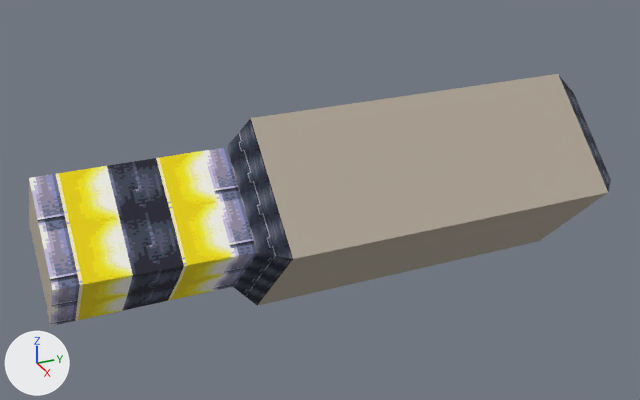
An edit to the glTF model native/assets/weapons/pd/1d-n-bomb-tp.glb, drawn before and after from the same camera.
The view is the same before and after, from a camera (50 mm lens) standing at (147.0, -155.0, 118.2) and looking at (-106.1, -41.1, -8.4). Arrows for +X, +Y and +Z are at lower left; the lights stay in place. The picture after the commit comes second. Vertices at exactly the same position are counted once.

The older version as bpy lines, for what is in view:
```python
ob_gun = bpy.data.objects.new('gun', me_chrnbomb_bin)
ob_gun.location = (0.0, 0.0, 0.0)
```
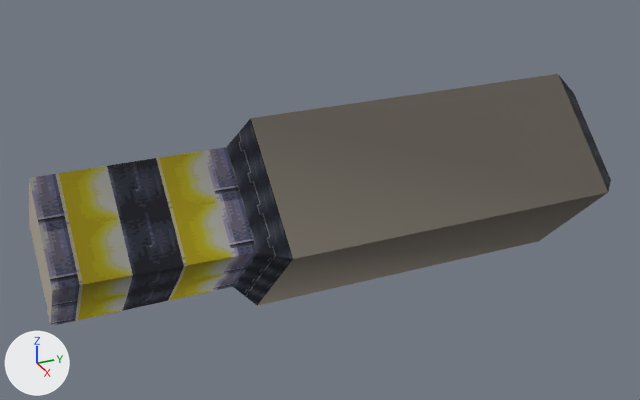
Patch to the scene script:
```diff
--- a/native/assets/weapons/pd/1d-n-bomb-tp.glb.py
+++ b/native/assets/weapons/pd/1d-n-bomb-tp.glb.py
@@ mat_tex00_32x64 @@
 mat_tex00_32x64 = bpy.data.materials.new('tex00_32x64')
-# nodes: BsdfPrincipled, Math x2, OutputMaterial, TexImage
+# nodes: BsdfPrincipled, Math x3, Mix, OutputMaterial, TexImage, VertexColor
 # uses the picture img_image_0
@@ mat_tex01_32x32 @@
 mat_tex01_32x32 = bpy.data.materials.new('tex01_32x32')
-# nodes: BsdfPrincipled, Math x2, OutputMaterial, TexImage
+# nodes: BsdfPrincipled, Math x3, Mix, OutputMaterial, TexImage, VertexColor
 # uses the picture img_image_1
@@ mat_part00_untextured @@
 mat_part00_untextured = bpy.data.materials.new('part00_untextured')
-# nodes: BsdfPrincipled, Math x2, OutputMaterial, TexImage
+# nodes: BsdfPrincipled, Math x3, Mix, OutputMaterial, TexImage, VertexColor
 # uses the picture img_image_2
@@ me_chrnbomb_bin @@
 me_chrnbomb_bin.from_pydata(...)  # 20 vertices, 36 faces; spans x -138.0..-70.0, y -135.0..61.0, z -43.0..26.0
 # used by ob_gun; location = (0.0, 0.0, 0.0)
+# me_chrnbomb_bin part 1: vertex colours changed
 me_chrnbomb_bin.materials.append(mat_tex00_32x64)
```

What differs and where, as boxes [x1, y1, x2, y2] in the pictures (640 x 400 px):
'gun', recoloured (darker)
    both: [29, 74, 611, 326]
